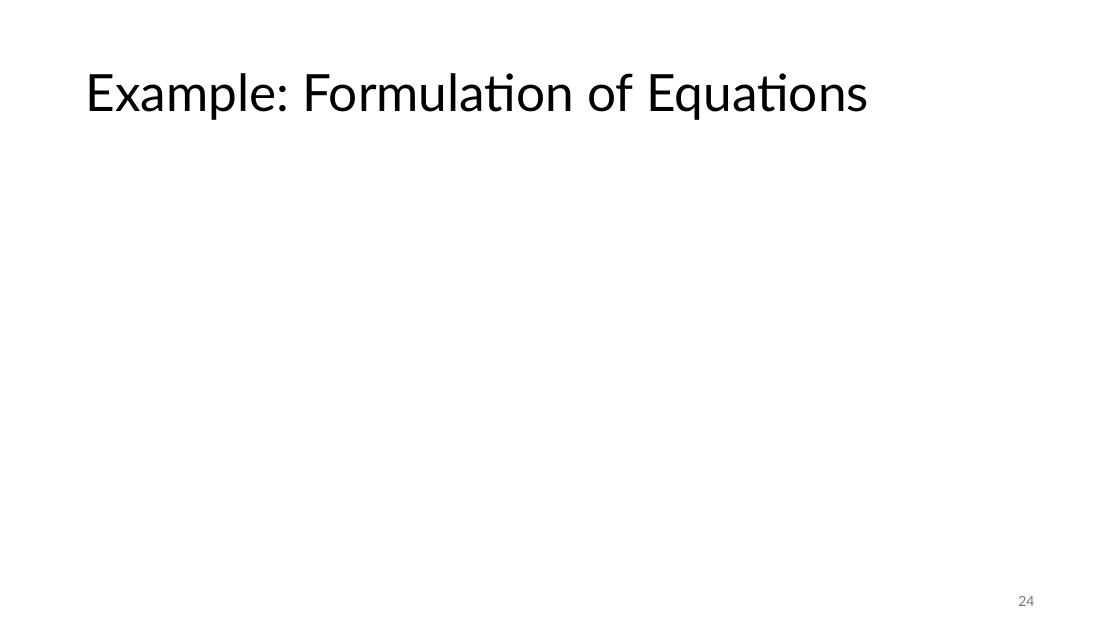
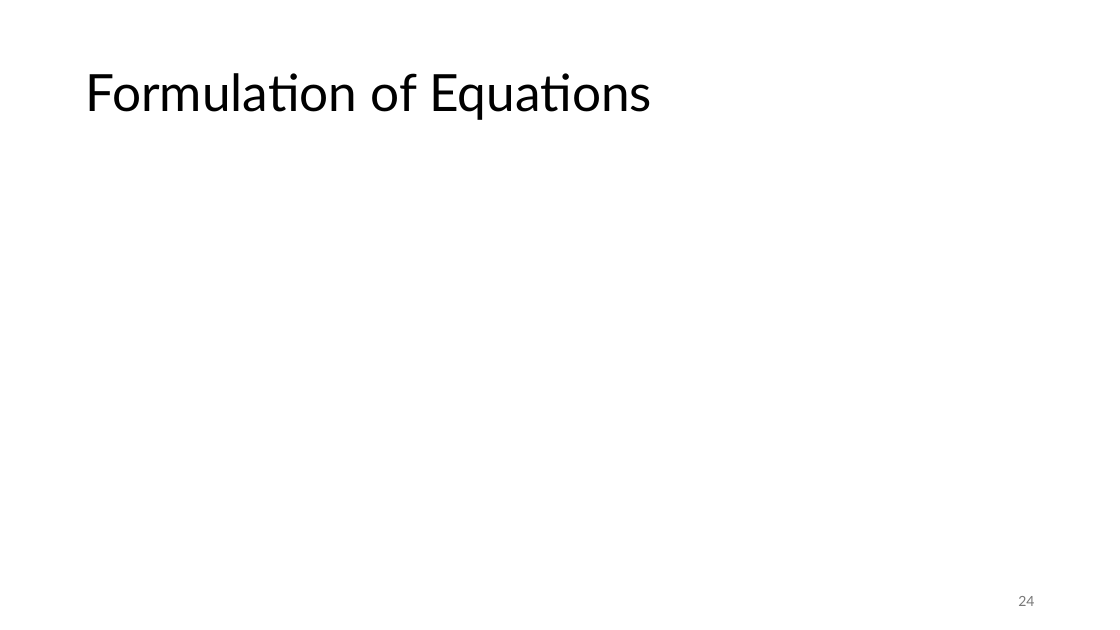
Before and after one commit to FelixWick/intro_electrical_eng, a slide deck: slide 24 of slides/2_DCcircuits.pptx. Drawn at 1120x630 pixels with LibreOffice and Linux fonts; fonts in the diff are those of the drawing; grey boxes stand for pictures. Boxes give left, top, right and bottom in pixels: in the first picture for what was removed or moved away, otherwise in the second. Text is boxed around its words. In the diff, an @@ line names an element or a change of style, - is before the commit and + after.

```diff
--- a/slides/2_DCcircuits.pptx
+++ b/slides/2_DCcircuits.pptx
@@ title at box(85, 73, 652, 120): text changed @@
-Example: Formulation of Equations
+Formulation of Equations
```
Also in this commit, not shown: 4 other slides changed, 1 slide added, 1 other file.
